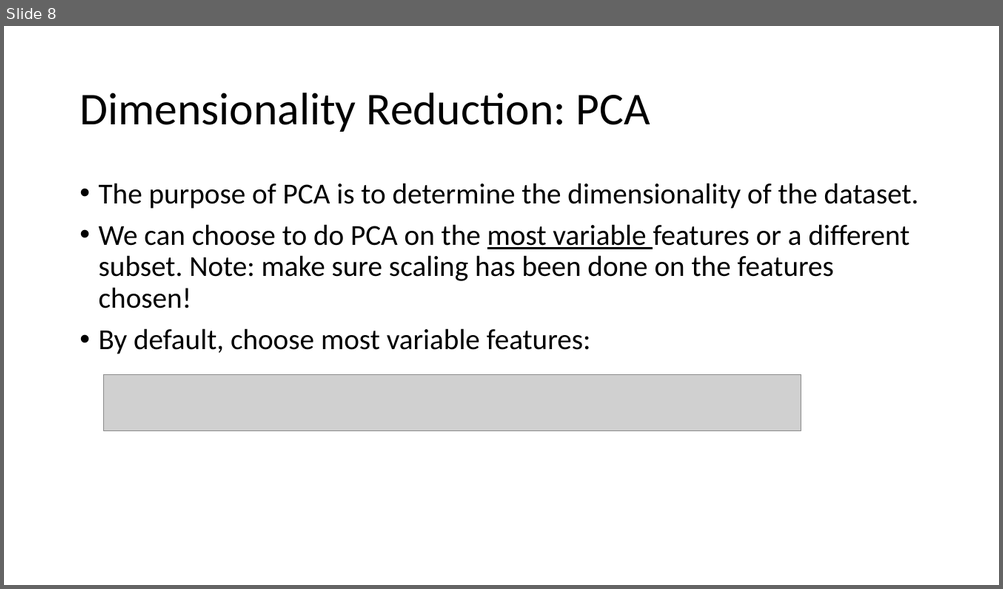
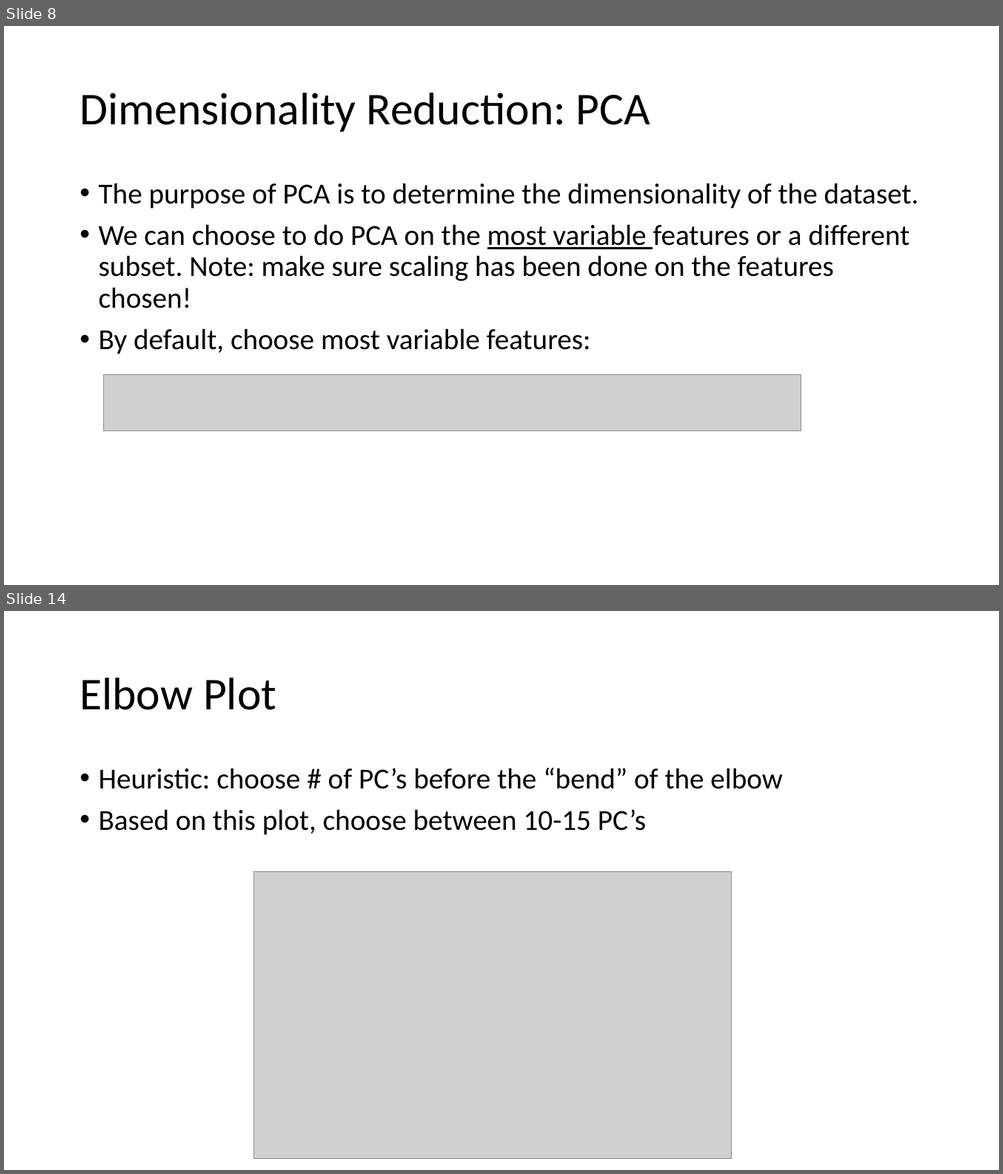
Before and after one commit to AnsgarJordan/scRNAseq, a slide deck: dataPipelineProcess.pptx. Shown one above the other, each under a label of ours: slide 8 before the commit, slides 8 and 14 after it; the slides between them are not shown. The pictures are 1003x589 and 1003x1174 pixels, drawn with LibreOffice and Linux fonts; fonts in the diff are those of the drawing; grey boxes stand for pictures. Boxes give left, top, right and bottom in pixels: in the first picture for what was removed or moved away, otherwise in the second. Text is boxed around its words. In the diff, an @@ line names an element or a change of style, - is before the commit and + after.

```diff
--- a/dataPipelineProcess.pptx
+++ b/dataPipelineProcess.pptx
@@ slide 14 added at bbox=[4, 611, 999, 1170], background #FFFFFF @@
@@ title added at bbox=[79, 678, 276, 710], 44 pt, text #000000 @@
+Elbow Plot
@@ text added at bbox=[99, 768, 782, 835], 28 pt, text #000000 @@
+• Heuristic: choose # of PC’s before the “bend” of the elbow
+• Based on this plot, choose between 10-15 PC’s
@@ picture added at bbox=[254, 872, 731, 1159] @@
```
Also in this commit, not shown: 4 slides changed, 6 other slides added, 2 other files.
